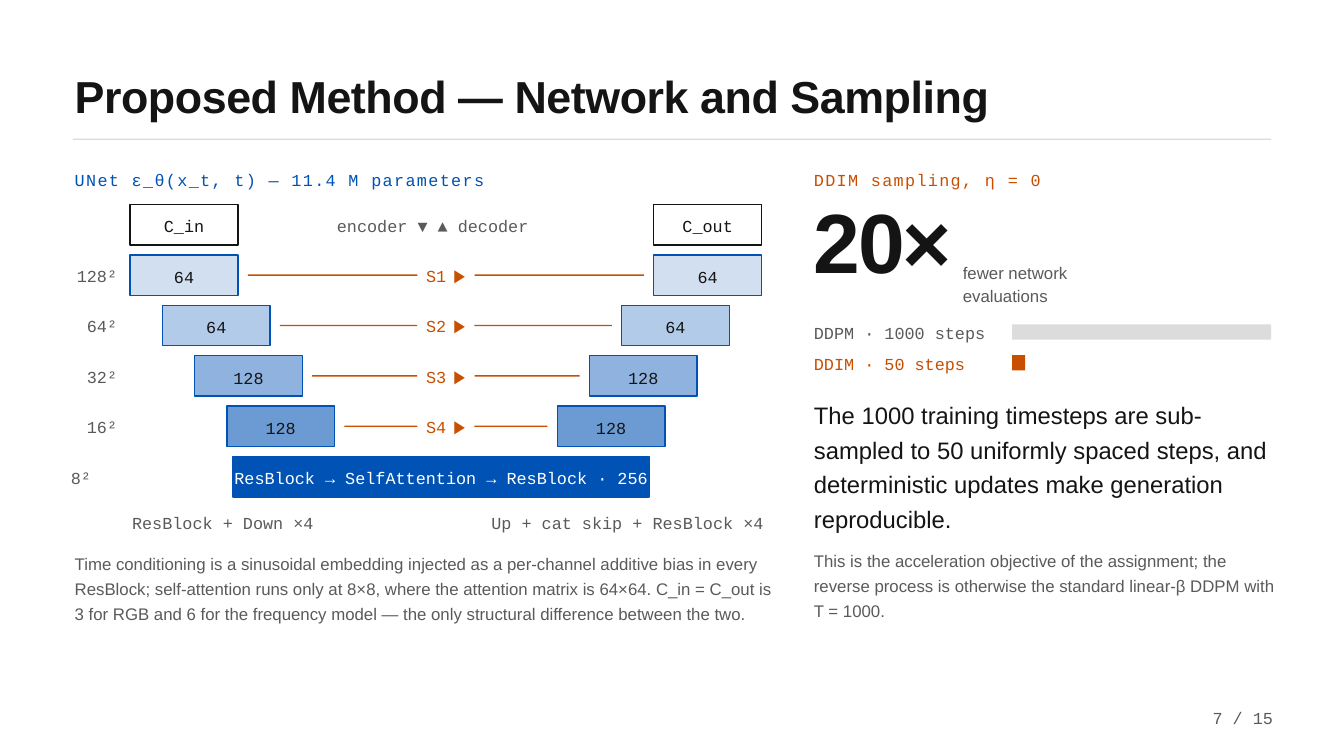
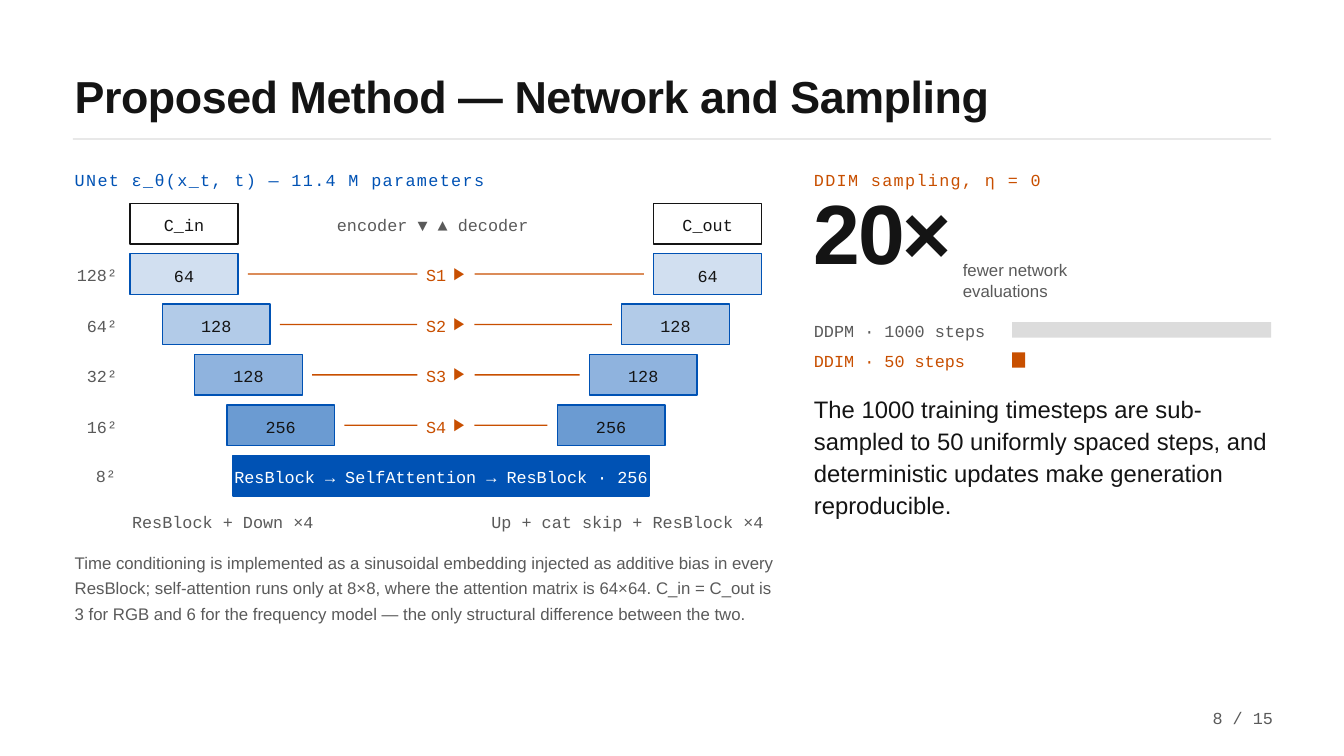
Before and after one commit to CiccioNos/cv-project6, a slide deck: slide 8 of Presentazione_Computer_Vision.pptx (slide 7 before the commit). Drawn at 1344x756 pixels with LibreOffice and Linux fonts; fonts in the diff are those of the drawing. Boxes give left, top, right and bottom in pixels: in the first picture for what was removed or moved away, otherwise in the second. Text is boxed around its words. In the diff, an @@ line names an element or a change of style, - is before the commit and + after.

```diff
--- a/Presentazione_Computer_Vision.pptx
+++ b/Presentazione_Computer_Vision.pptx
@@ text "20×" at (814, 205, 951, 265): line spacing 0.78 to 0.68 @@
@@ size 19.5 to 18 pt; line spacing 0.84 to 0.77 in 4 elements at (452, 315, 473, 336), (452, 366, 473, 386), (452, 416, 473, 437), (452, 265, 473, 286) @@
@@ text "fewer network evaluations" at (963, 264, 1067, 297): line spacing 1.11 to 1.03 @@
@@ text at (201, 320, 231, 332): text changed @@
-64
+128
@@ text at (660, 320, 690, 332): text changed @@
-64
+128
@@ text "The 1000 training timesteps are ..." at (814, 400, 1267, 519): line spacing 1.22 to 1.12 @@
@@ text at (266, 422, 296, 433): text changed @@
-128
+256
@@ text at (596, 422, 626, 433): text changed @@
-128
+256
@@ text "8²": place and size @@
-text "8²" at (71, 472, 91, 484)
+text "8²" at (96, 470, 116, 482)
@@ text "8²" at (96, 470, 116, 482): alignment right to centre @@
@@ text at (75, 557, 773, 624): text changed @@
-Time conditioning is a sinusoidal embedding injected as a per-channel additive bias in every ResBlock; self-attention runs only at 8×8, where the attention matrix is 64×64. C_in = C_out is 3 for RGB and 6 for the frequency model — the only structural difference between the two.
+Time conditioning is implemented as a sinusoidal embedding injected as additive bias in every ResBlock; self-attention runs only at 8×8, where the attention matrix is 64×64. C_in = C_out is 3 for RGB and 6 for the frequency model — the only structural difference between the two.
@@ text removed at (814, 555, 1274, 617) @@
-This is the acceleration objective of the assignment; the reverse process is otherwise the standard linear-β DDPM with T = 1000.
@@ text at (1213, 713, 1273, 724): text changed @@
-7 / 15
+8 / 15
```
Also in this commit, not shown: 12 other slides changed, 2 slides added, 2 slides removed, 2 other files.
